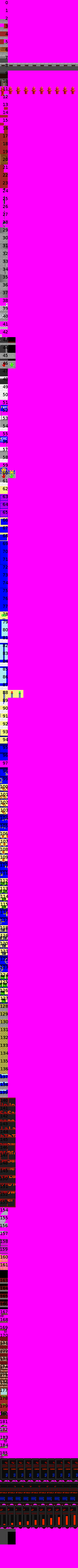
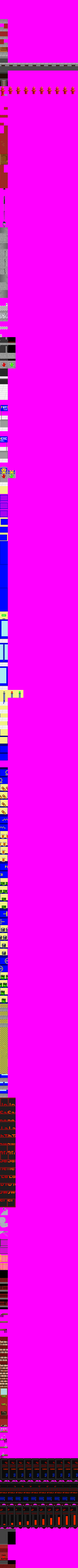
Before/after of a 78px x 1568px layered artwork. What changed in the layer stack:
added layer "Eingefügte Ebene #152" above "Eingefügte Ebene #153" over [7, 1564, 16, 1568]
added layer "Eingefügte Ebene #153" above "Eingefügte Ebene #151" over [7, 1560, 16, 1568]
added layer "Eingefügte Ebene #151" above "Eingefügte Ebene #150" over [0, 1560, 8, 1568]
added layer "Eingefügte Ebene #150" above "Eingefügte Ebene #149" over [0, 1552, 8, 1561]
added layer "Eingefügte Ebene #149" above "Eingefügte Ebene #148" over [0, 1419, 8, 1427]
added layer "Eingefügte Ebene #148" above "Eingefügte Ebene #147" over [0, 1411, 8, 1416]
added layer "Eingefügte Ebene #147" above "Eingefügte Ebene #146" over [0, 1544, 8, 1553]
added layer "Eingefügte Ebene #146" above "Eingefügte Ebene #143" over [0, 1544, 8, 1553]
hid "numbers" over [0, 0, 9, 1455]
